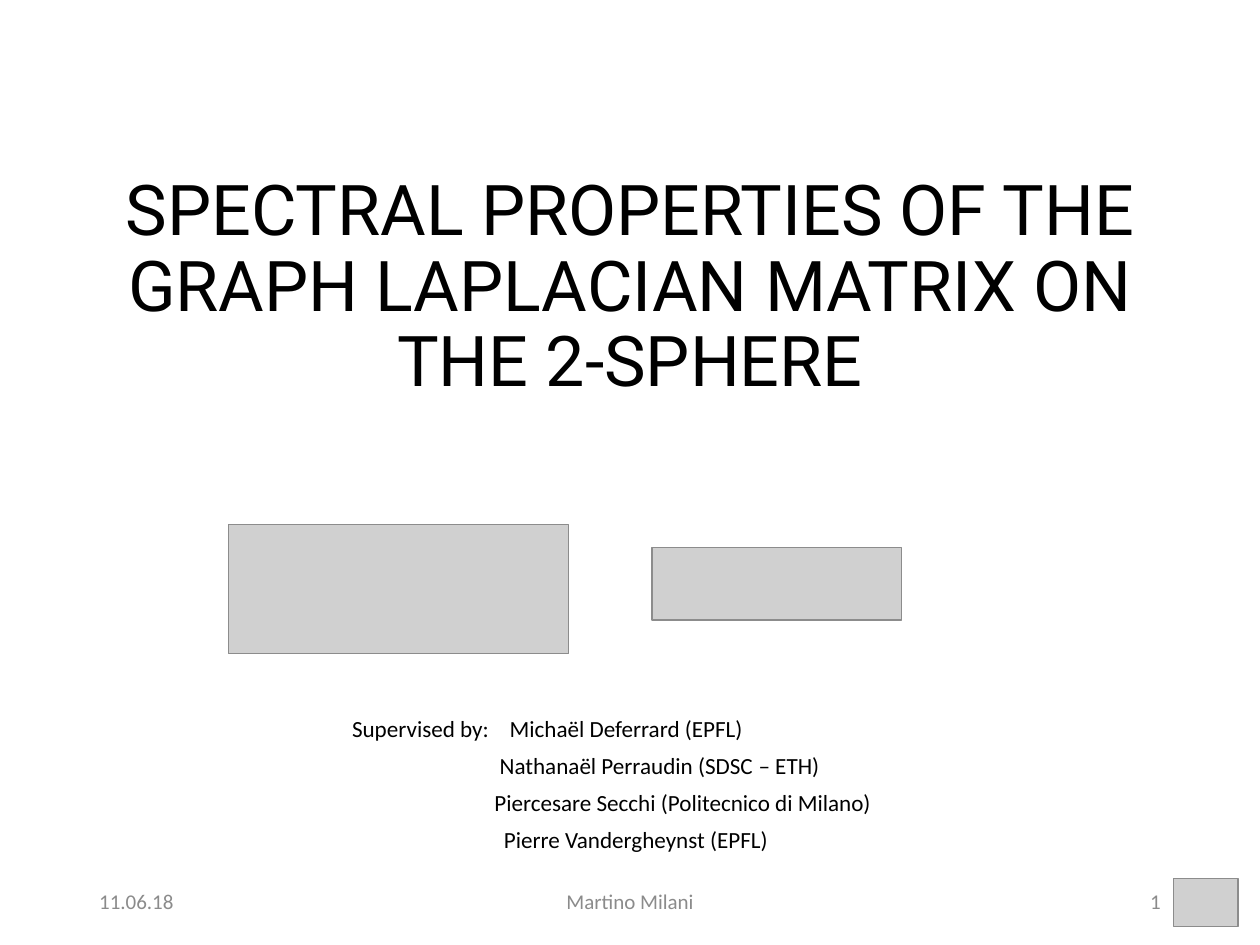
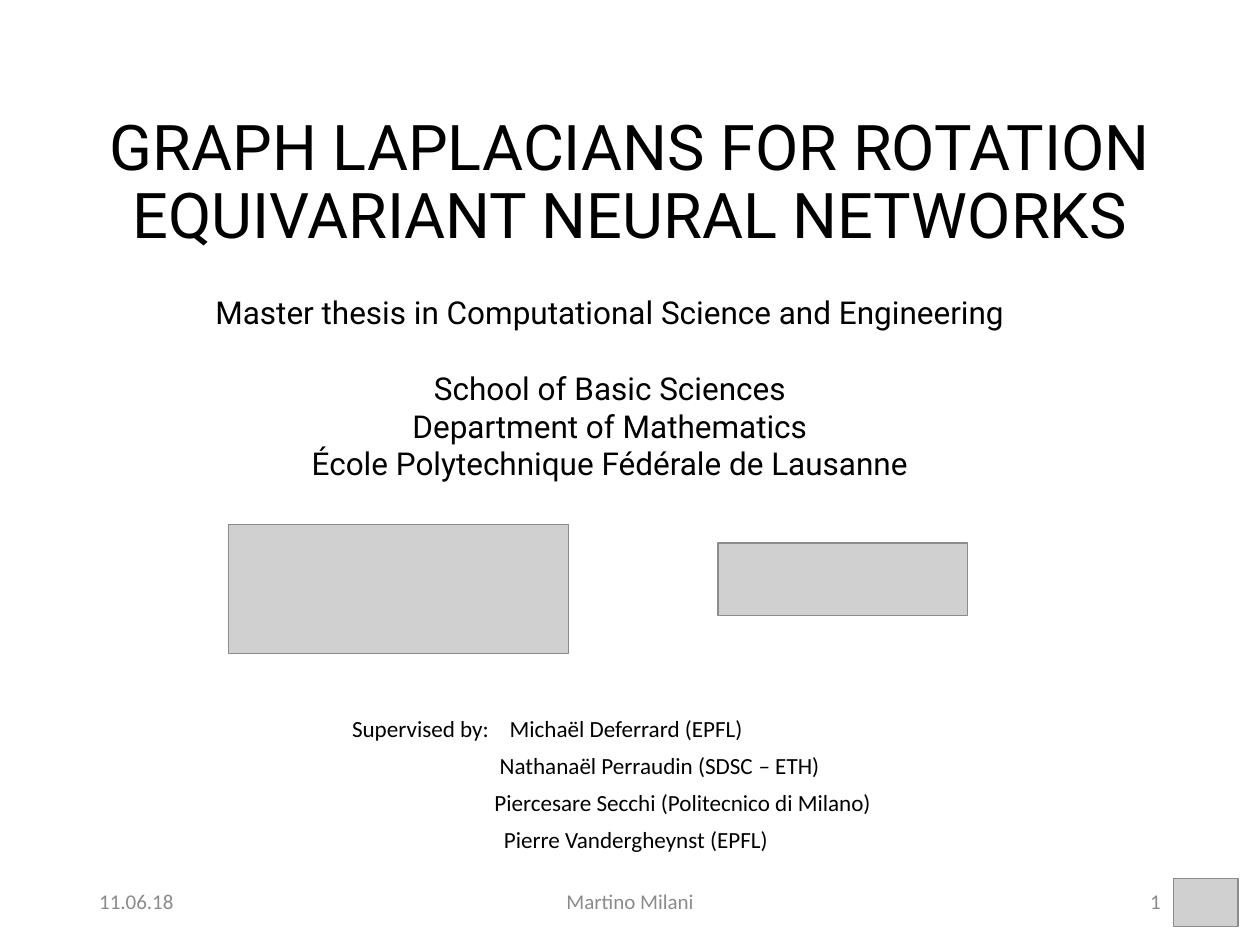
Before and after one commit to MartMilani/PDM, a slide deck: slide 1 of presentation/milani.pptx. Drawn at 1260x945 pixels with LibreOffice and Linux fonts; fonts in the diff are those of the drawing; grey boxes stand for pictures; background and template pictures are left out. Boxes give left, top, right and bottom in pixels: in the first picture for what was removed or moved away, otherwise in the second. Text is boxed around its words. In the diff, an @@ line names an element or a change of style, - is before the commit and + after.

```diff
--- a/presentation/milani.pptx
+++ b/presentation/milani.pptx
@@ title at [110,124,1149,246]: text changed; size 40 to 36 pt @@
-SPECTRAL PROPERTIES OF THE GRAPH LAPLACIAN MATRIX ON THE 2-SPHERE
+GRAPH LAPLACIANS FOR ROTATION EQUIVARIANT NEURAL NETWORKS
@@ text added at [215,300,1004,482], 18 pt, text #000000 @@
+Master thesis in Computational Science and Engineering
+School of Basic Sciences
+Department of Mathematics
+École Polytechnique Fédérale de Lausanne
@@ picture: place and size @@
-picture at [653,548,902,621]
+picture at [718,543,968,616]
```
Also in this commit, not shown: 9 other slides changed, 11 slides added, 5 slides removed, 40 other files.
